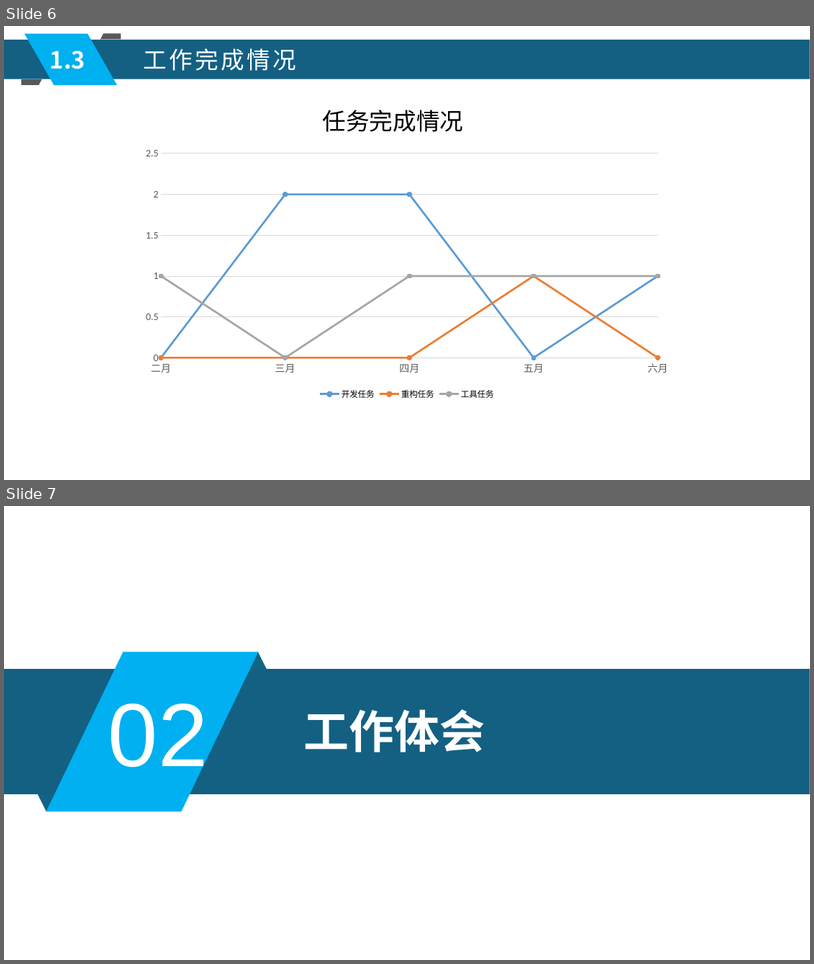
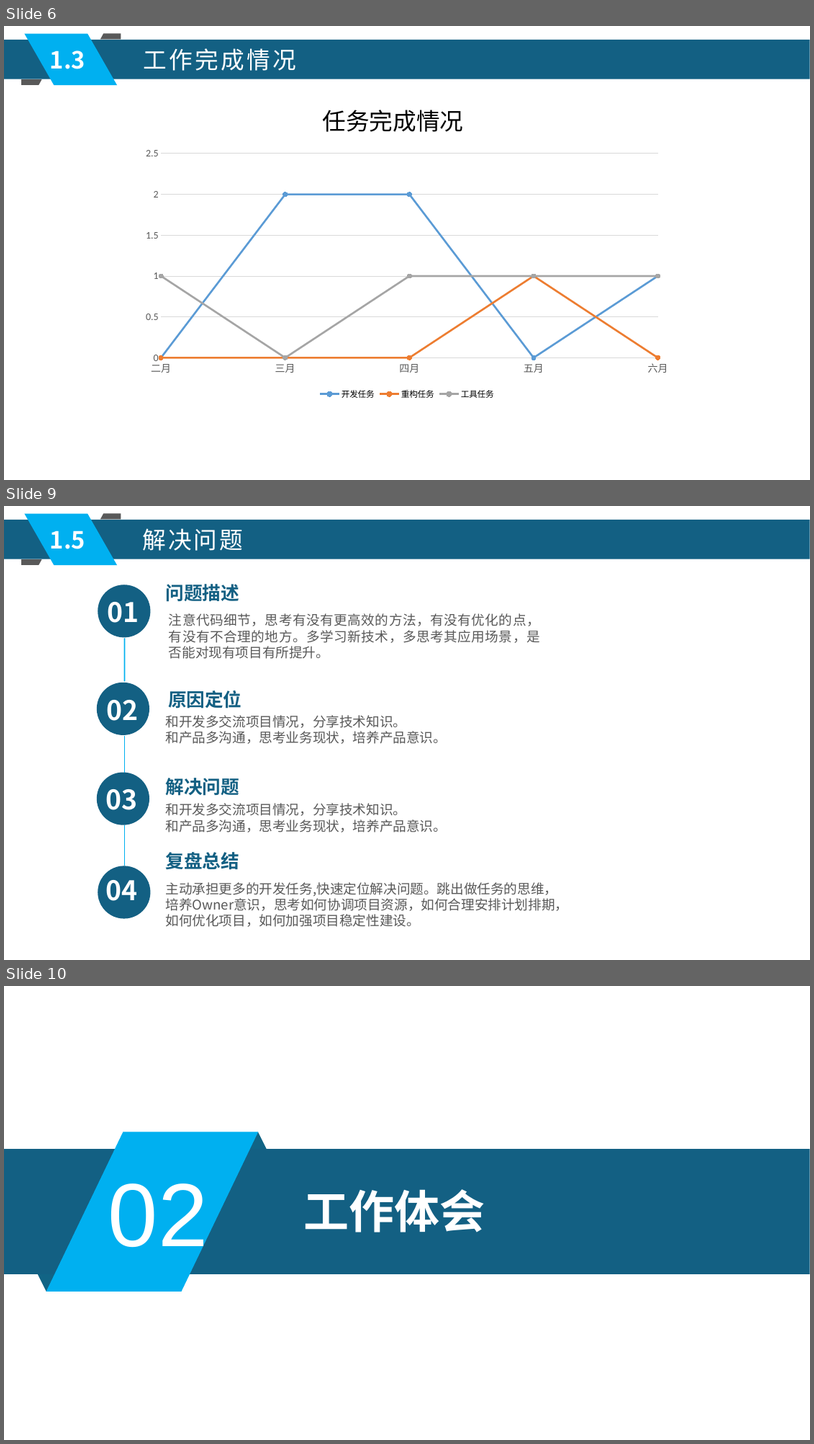
Before and after one commit to xljnc/husky-starter, a slide deck: doc/zzdb.pptx. Shown one above the other, each under a label of ours: slides 6 and 7 before the commit, slides 6, 9 and 10 after it; the slides between them are not shown. The pictures are 814x964 and 814x1444 pixels, drawn with LibreOffice and Linux fonts; fonts in the diff are those of the drawing. Boxes give left, top, right and bottom in pixels: in the first picture for what was removed or moved away, otherwise in the second. Text is boxed around its words. In the diff, an @@ line names an element or a change of style, - is before the commit and + after.

```diff
--- a/doc/zzdb.pptx
+++ b/doc/zzdb.pptx
@@ slide 9 added at (4,506,810,960), background #FFFFFF @@
@@ rectangle added at (4,519,810,559), fill #136083 @@
@@ parallelogram added at (25,514,117,565), fill #00B0F0 @@
@@ freeform shape added at (100,513,121,519), fill #595959 @@
@@ text added at (50,530,85,549), 28 pt, text #FFFFFF, bold @@
+1.5
@@ text added at (142,528,243,551), 28 pt, text #FFFFFF @@
+解决问题
@@ freeform shape added at (21,559,42,565), fill #595959 @@
@@ ellipse added at (98,584,150,637), fill #136083 @@
@@ text added at (166,584,240,602), 22 pt, text #136083, bold @@
+问题描述
@@ text added at (108,602,139,623), 32 pt, text #FFFFFF, bold @@
+01
@@ text added at (169,613,540,659), 16 pt, text #595959 @@
+注意代码细节，思考有没有更高效的方法，有没有优化的点，有没有不合理的地方。多学习新技术，多思考其应用场景，是否能对现有项目有所提升。
@@ line added from (124, 638) to (124, 682), #00B0F0 1.5 pt @@
@@ ellipse added at (97,682,149,735), fill #136083 @@
@@ text added at (106,700,138,721), 32 pt, text #FFFFFF, bold @@
+02
@@ text added at (168,690,242,708), 22 pt, text #136083, bold @@
+原因定位
@@ text added at (165,715,447,744), 16 pt, text #595959 @@
+和开发多交流项目情况，分享技术知识。
+和产品多沟通，思考业务现状，培养产品意识。
@@ line added from (124, 736) to (124, 772), #00B0F0 1.5 pt @@
@@ ellipse added at (97,772,149,825), fill #136083 @@
@@ text added at (165,777,239,795), 22 pt, text #136083, bold @@
+解决问题
@@ text added at (106,789,138,810), 32 pt, text #FFFFFF, bold @@
+03
@@ text added at (165,803,447,832), 16 pt, text #595959 @@
+和开发多交流项目情况，分享技术知识。
+和产品多沟通，思考业务现状，培养产品意识。
@@ line added from (124, 825) to (124, 866), #00B0F0 1.5 pt @@
@@ ellipse added at (98,866,150,919), fill #136083 @@
@@ text added at (165,852,239,870), 22 pt, text #136083, bold @@
+复盘总结
@@ text added at (106,880,138,901), 32 pt, text #FFFFFF, bold @@
+04
@@ text added at (165,882,568,926), 16 pt, text #595959 @@
+主动承担更多的开发任务,快速定位解决问题。跳出做任务的思维，
+培养Owner意识，思考如何协调项目资源，如何合理安排计划排期，
+如何优化项目，如何加强项目稳定性建设。
@@ what was slide 7 is now slide 10 @@
```
Also in this commit, not shown: 3 slides changed, 2 other slides added.
